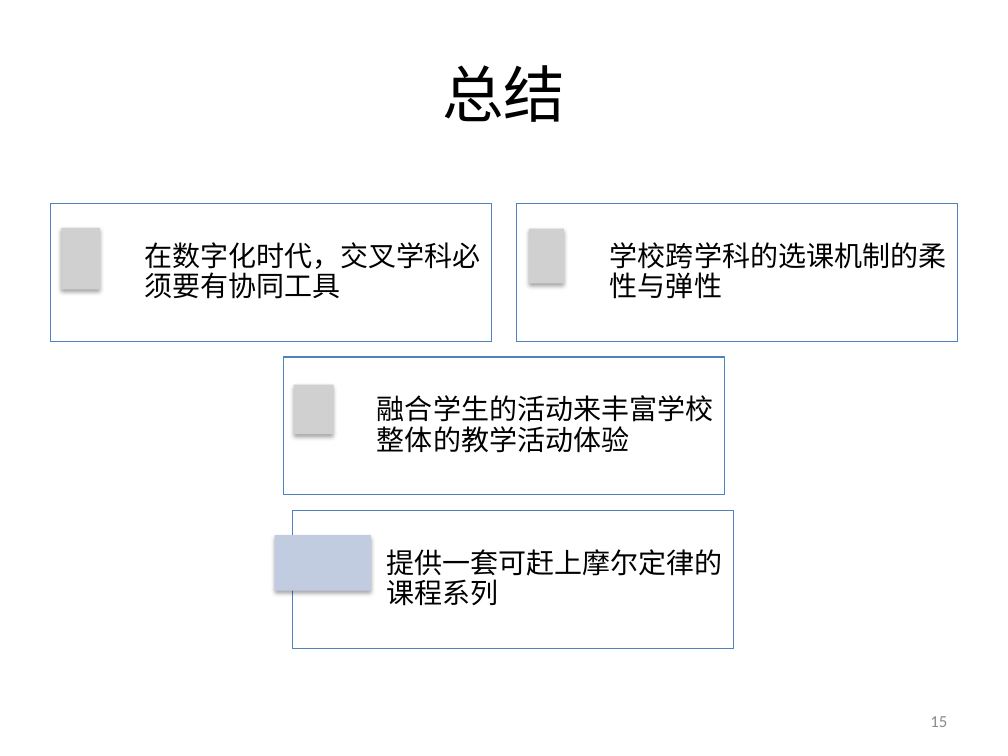
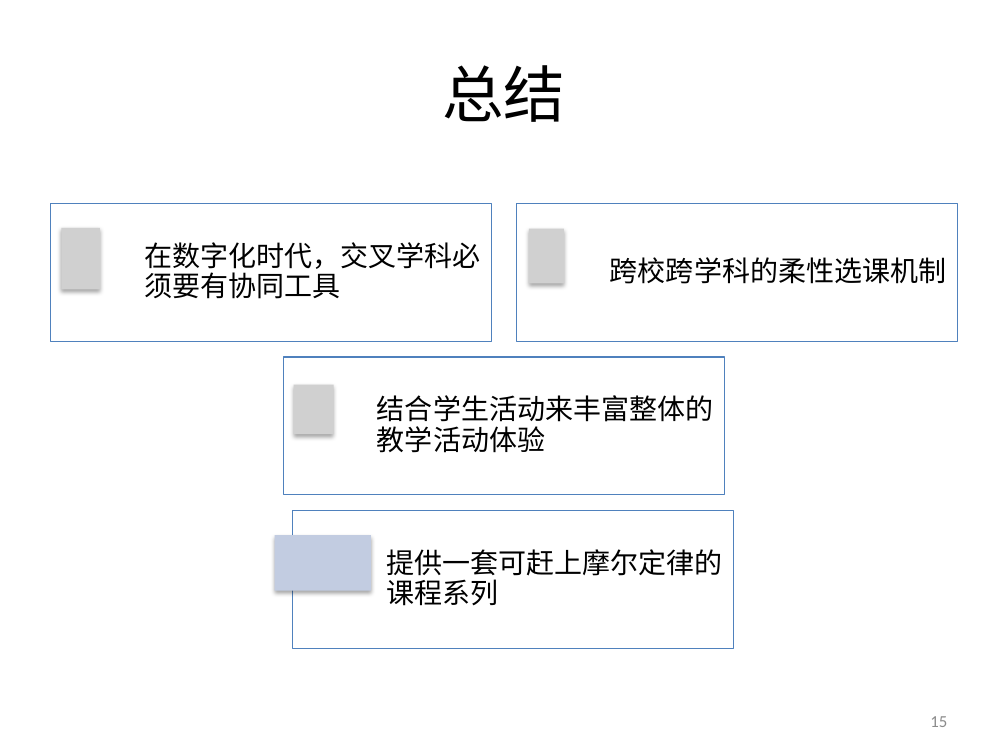
Before and after one commit to woodyme/2014JanXLP, a slide deck: slide 15 of 课程方案/XLP_WorkFLow_CHN.pptx. Drawn at 1008x756 pixels with LibreOffice and Linux fonts; fonts in the diff are those of the drawing; grey boxes stand for pictures; background and template pictures are left out. Boxes give left, top, right and bottom in pixels: in the first picture for what was removed or moved away, otherwise in the second. Text is boxed around its words. In the diff, an @@ line names an element or a change of style, - is before the commit and + after.

```diff
--- a/课程方案/XLP_WorkFLow_CHN.pptx
+++ b/课程方案/XLP_WorkFLow_CHN.pptx
@@ text at box(610, 257, 947, 284): text changed @@
-学校跨学科的选课机制的柔性与弹性
+跨校跨学科的柔性选课机制
@@ text at box(377, 395, 714, 453): text changed @@
-融合学生的活动来丰富学校整体的教学活动体验
+结合学生活动来丰富整体的教学活动体验
```
Also in this commit, not shown: 5 other slides changed, 1 slide removed, 2 other files.
